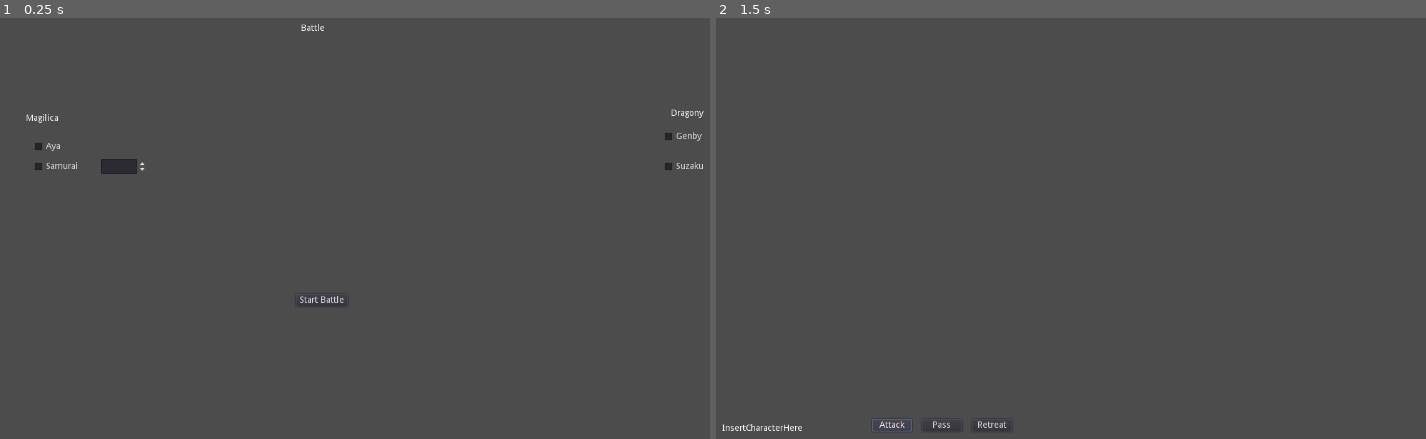
Above: before the commit, frames 1-2 (left to right).
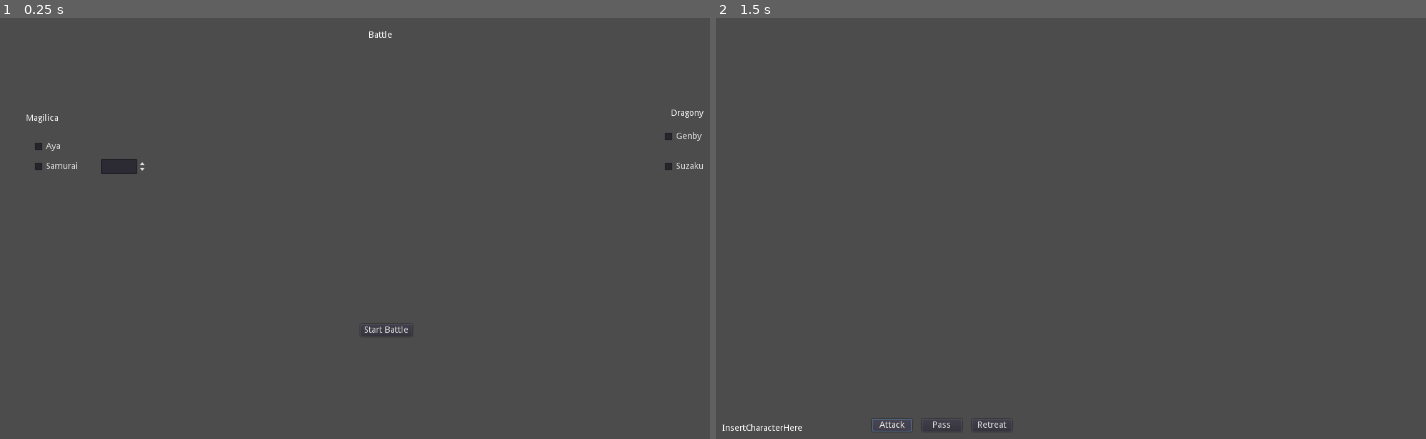
Above: after the commit, the same moments.

Repository: Tech-FZ/Project-Magilica
Game: Godot game, scene res://assets/menus/custom-battles/CustomBattleMenu.tscn
Same seed, same stepped clock (60 frames per second), same inputs: the game is played once before the commit and once after it. The project has no main scene, so this scene is started directly. The engine's default icon, where the game draws it, is replaced by a stand-in: a white triangle on a blue panel in a dark square.
Inputs:
- Up to frame 1 (0.25 s): no input
- Up to frame 2 (1.5 s): click "Start Battle" at 0.5 s; click "Attack" at 1.25 s

The runs differ from the first frame. In frame 1, 0.2% of the frame differs, in the area x 42-58%, y 1-75%; in frame 2, nothing differs.

Commit message:
Centered something in the debug battle menu

Diff:
--- a/src/assets/menus/custom-battles/CustomBattleMenu.tscn
+++ b/src/assets/menus/custom-battles/CustomBattleMenu.tscn
@@ -44,10 +44,12 @@
 text = "Suzaku"
 
 [node name="BattleLabel" type="Label" parent="."]
-margin_left = 504.0
-margin_top = 16.0
-margin_right = 1504.0
-margin_bottom = 30.0
+anchor_left = 0.5
+anchor_right = 0.5
+margin_left = -28.0
+margin_top = 27.0
+margin_right = 28.0
+margin_bottom = 41.0
 text = "Battle"
 
 [node name="MagilicaLabel" type="Label" parent="."]
@@ -66,8 +68,12 @@
 "
 
 [node name="StartBtn" type="Button" parent="."]
-margin_left = 496.0
-margin_top = 448.0
-margin_right = 579.0
-margin_bottom = 468.0
+anchor_left = 0.5
+anchor_top = 0.5
+anchor_right = 0.5
+anchor_bottom = 0.5
+margin_left = -41.5
+margin_top = 136.0
+margin_right = 41.5
+margin_bottom = 156.0
 text = "Start Battle"
Not shown, changed: CHANGELOG.md
